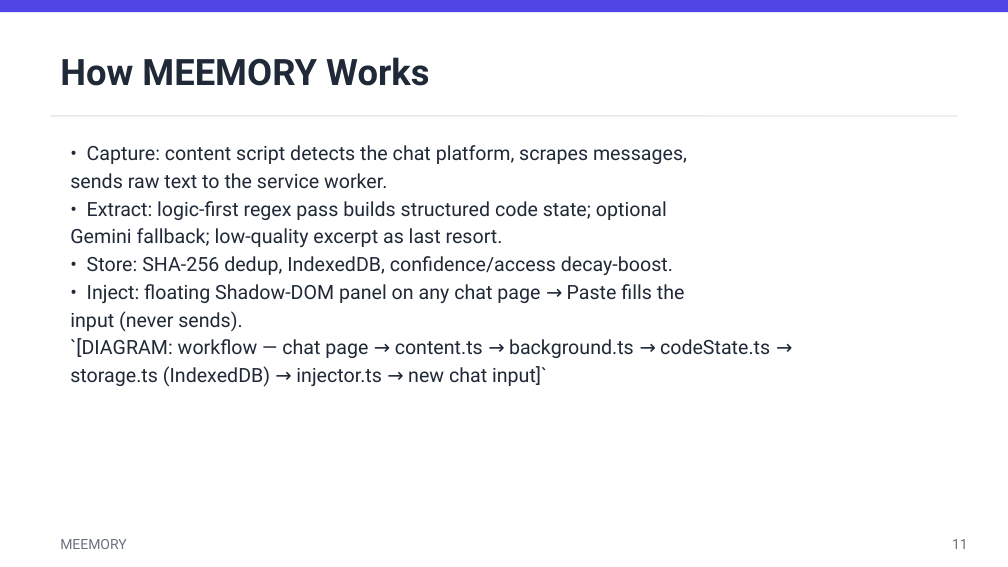
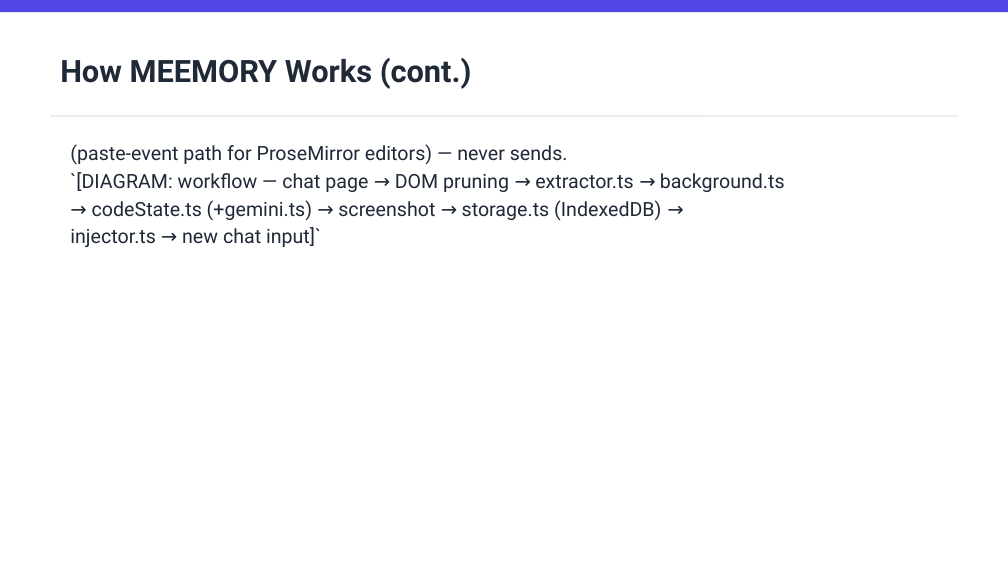
Before and after one commit to ameypatil26/meemory, a slide deck: slide 12 of presentation.pptx (slide 11 before the commit). Drawn at 1008x567 pixels with LibreOffice and Linux fonts; fonts in the diff are those of the drawing. Boxes give left, top, right and bottom in pixels: in the first picture for what was removed or moved away, otherwise in the second. Text is boxed around its words. In the diff, an @@ line names an element or a change of style, - is before the commit and + after.

```diff
--- a/presentation.pptx
+++ b/presentation.pptx
@@ text at box(60, 58, 472, 89): text changed; size 26 to 22 pt @@
-How MEEMORY Works
+How MEEMORY Works (cont.)
@@ text at box(70, 144, 785, 247): text changed @@
-• Capture: content script detects the chat platform, scrapes messages,
-sends raw text to the service worker.
-• Extract: logic-first regex pass builds structured code state; optional
-Gemini fallback; low-quality excerpt as last resort.
-• Store: SHA-256 dedup, IndexedDB, confidence/access decay-boost.
-• Inject: floating Shadow-DOM panel on any chat page → Paste fills the
-input (never sends).
-`[DIAGRAM: workflow — chat page → content.ts → background.ts → codeState.ts →
-storage.ts (IndexedDB) → injector.ts → new chat input]`
+(paste-event path for ProseMirror editors) — never sends.
+`[DIAGRAM: workflow — chat page → DOM pruning → extractor.ts → background.ts
+→ codeState.ts (+gemini.ts) → screenshot → storage.ts (IndexedDB) →
+injector.ts → new chat input]`
@@ text removed at box(60, 539, 126, 549) @@
-MEEMORY
@@ text removed at box(952, 539, 968, 549) @@
-11
```
Also in this commit, not shown: 3 other slides changed, 2 slides added, 15 other files.
